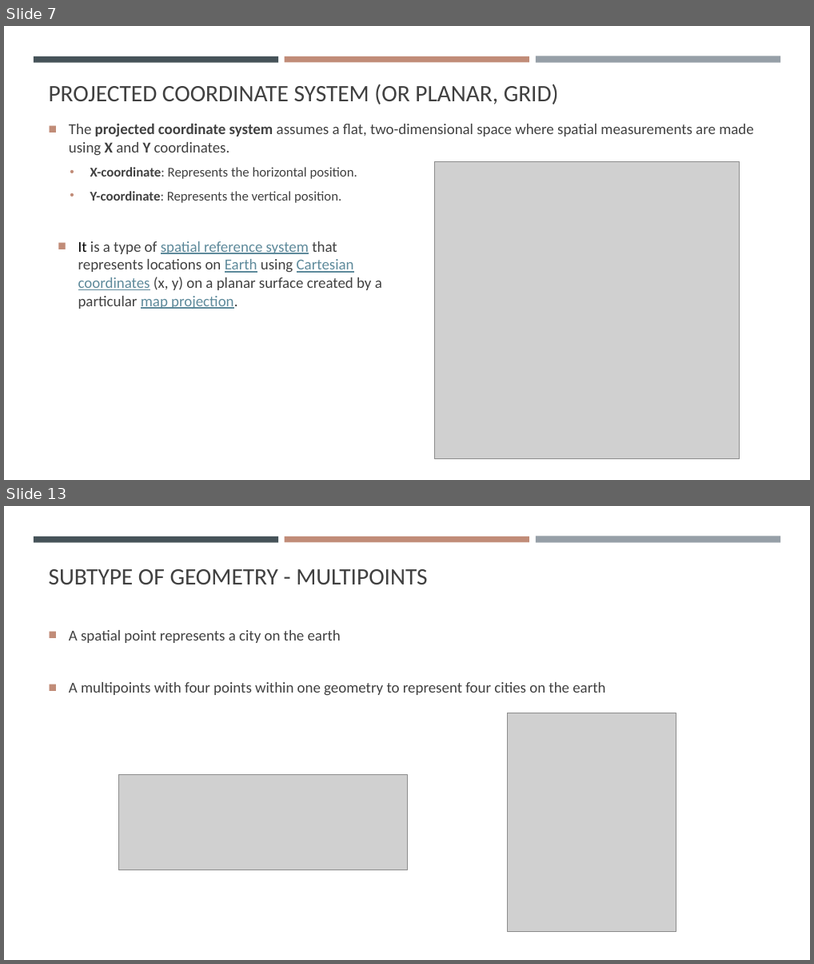
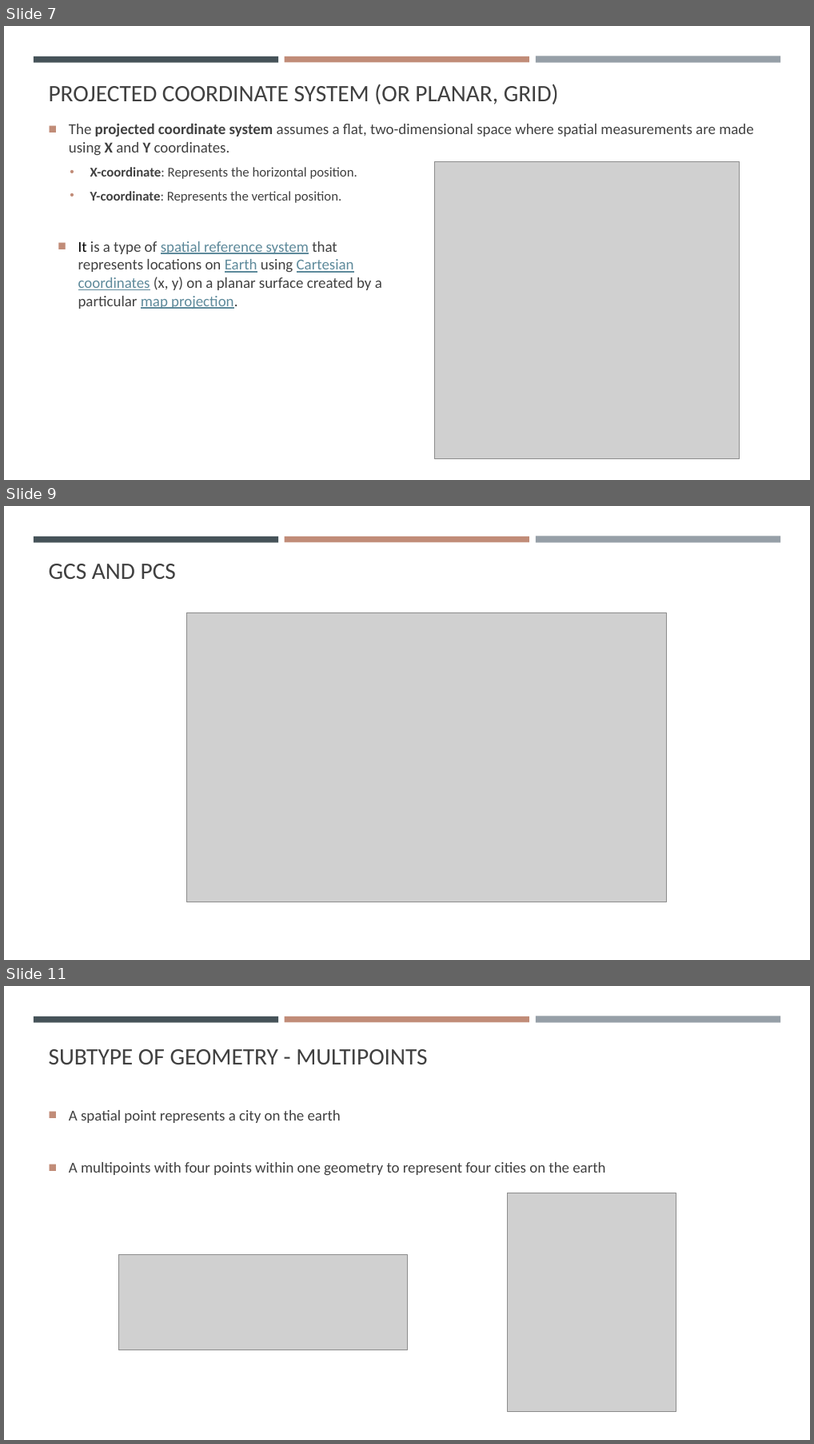
Before and after one commit to gisynw/ssj-376, a slide deck: docs/Lectures/Week03/Week03_SpatialData.pptx. Shown one above the other, each under a label of ours: slides 7 and 13 before the commit, slides 7, 9 and 11 after it; the slides between them are not shown. The pictures are 814x964 and 814x1444 pixels, drawn with LibreOffice and Linux fonts; fonts in the diff are those of the drawing; grey boxes stand for pictures. Boxes give left, top, right and bottom in pixels: in the first picture for what was removed or moved away, otherwise in the second. Text is boxed around its words. In the diff, an @@ line names an element or a change of style, - is before the commit and + after.

```diff
--- a/docs/Lectures/Week03/Week03_SpatialData.pptx
+++ b/docs/Lectures/Week03/Week03_SpatialData.pptx
@@ slide 9 added at (4,506,810,960), background #FFFFFF; not listed: 3 template elements that a slide beside it also shows @@
@@ title added at (49,564,176,579), 28 pt, text #404040 @@
+GCS AND PCS
@@ picture added at (186,612,667,902) @@
@@ what was slide 13 is now slide 11 @@
```
Also in this commit, not shown: 3 slides changed, 1 other slide added, 3 slides removed, 1 other file.
